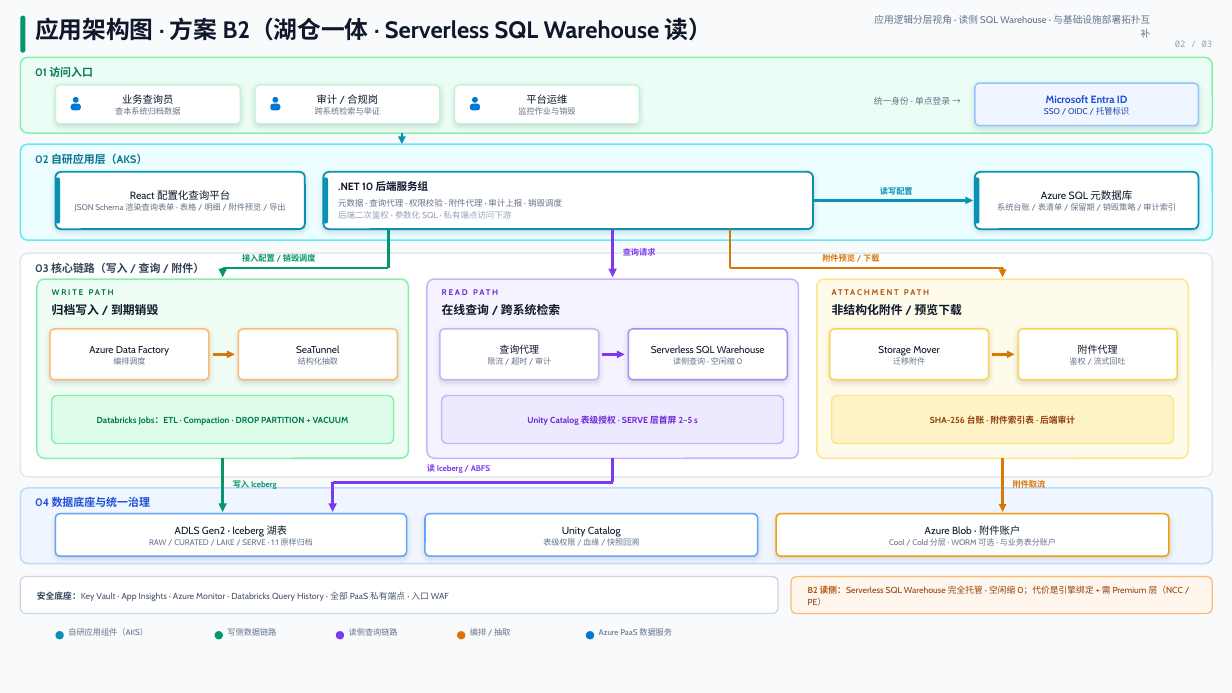
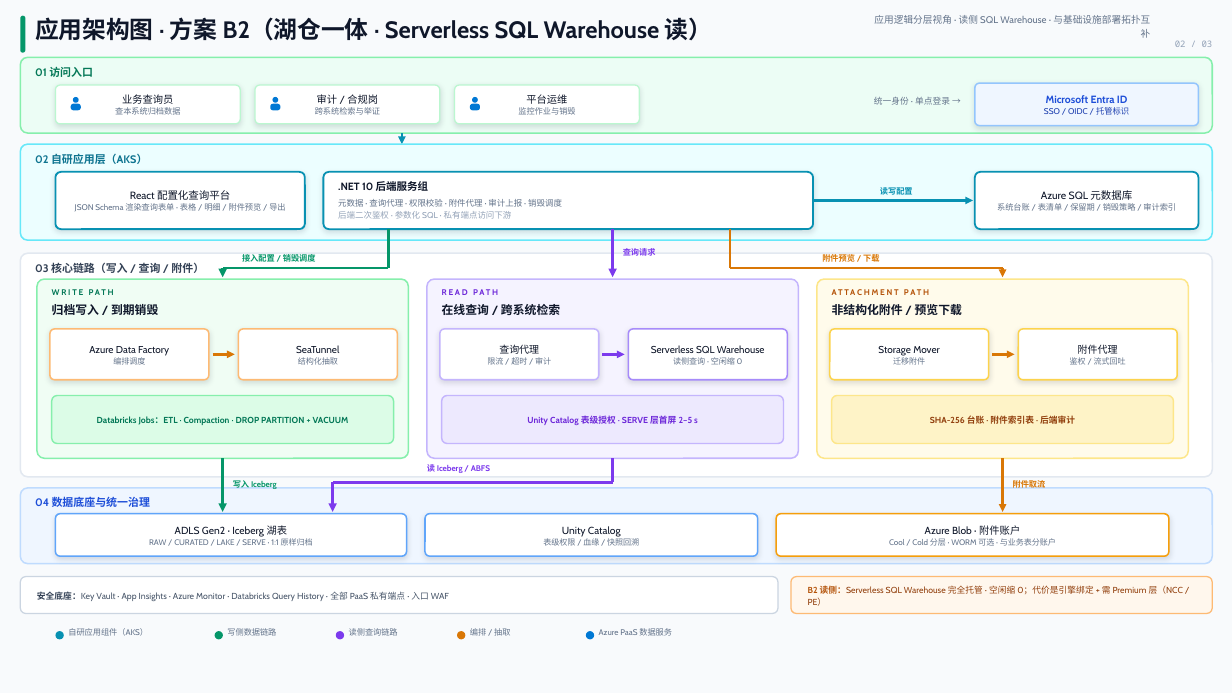
Before and after one commit to DoctoryJava/RimsDecommision, a slide deck: slide 3 of report/方案B_B2_架构图集.pptx. Drawn at 1232x693 pixels with LibreOffice and Linux fonts; fonts in the diff are those of the drawing. Boxes give left, top, right and bottom in pixels: in the first picture for what was removed or moved away, otherwise in the second. Text is boxed around its words. In the diff, an @@ line names an element or a change of style, - is before the commit and + after.

```diff
--- a/report/方案B_B2_架构图集.pptx
+++ b/report/方案B_B2_架构图集.pptx
@@ rounded rectangle removed at <box>55,177,60,224</box> @@
@@ rounded rectangle removed at <box>323,177,328,224</box> @@
@@ rounded rectangle removed at <box>975,177,980,224</box> @@
```
Also in this commit, not shown: 2 other slides changed, 1 other file.
